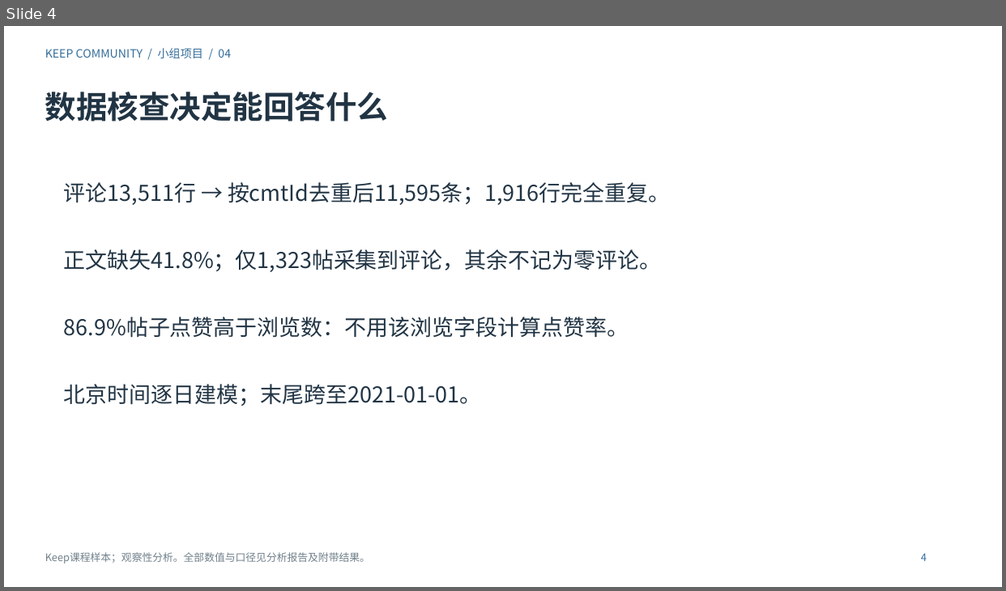
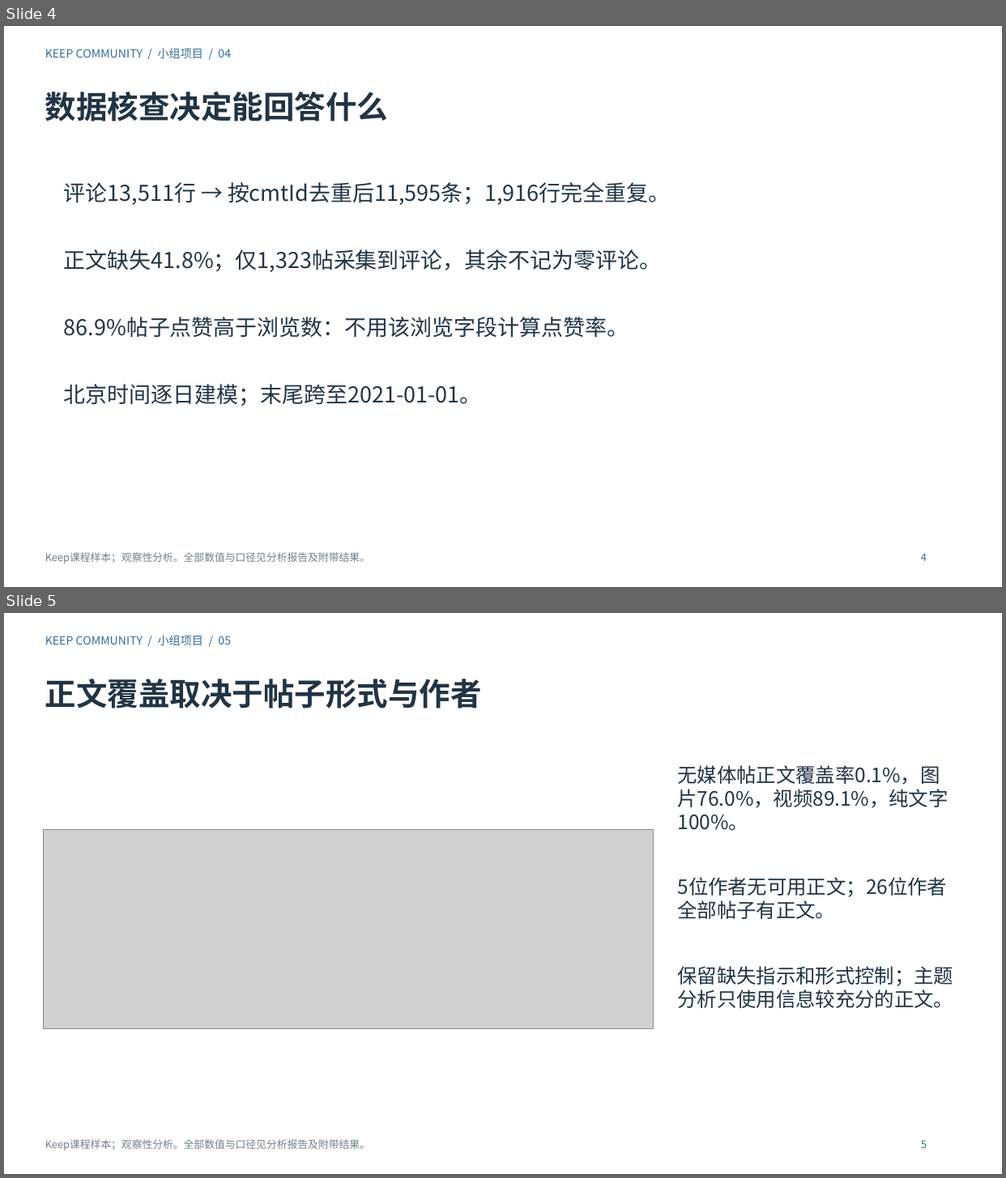
Before and after one commit to Charlie-ChenLin/keep-community-analysis, a slide deck: 演示文稿.pptx. Shown one above the other, each under a label of ours: slide 4 before the commit, slides 4 and 5 after it. The pictures are 1006x591 and 1006x1178 pixels, drawn with LibreOffice and Linux fonts; fonts in the diff are those of the drawing; grey boxes stand for pictures. Boxes give left, top, right and bottom in pixels: in the first picture for what was removed or moved away, otherwise in the second. Text is boxed around its words. In the diff, an @@ line names an element or a change of style, - is before the commit and + after.

```diff
--- a/演示文稿.pptx
+++ b/演示文稿.pptx
@@ slide 5 added at (x1=4, y1=613, x2=1002, y2=1174), background #FFFFFF @@
@@ text added at (x1=45, y1=635, x2=231, y2=645), 11 pt, text #356D9A @@
+KEEP COMMUNITY / 小组项目 / 05
@@ text added at (x1=45, y1=679, x2=482, y2=709), 30 pt, text #213444, bold @@
+正文覆盖取决于帖子形式与作者
@@ text added at (x1=678, y1=765, x2=954, y2=1008), 19 pt, text #213444 @@
+无媒体帖正文覆盖率0.1%，图片76.0%，视频89.1%，纯文字100%。
+5位作者无可用正文；26位作者全部帖子有正文。
+保留缺失指示和形式控制；主题分析只使用信息较充分的正文。
@@ picture added at (x1=44, y1=829, x2=654, y2=1029) @@
@@ text added at (x1=45, y1=1139, x2=370, y2=1151), 10 pt, text #71818B @@
+Keep课程样本；观察性分析。全部数值与口径见分析报告及附带结果。
@@ text added at (x1=921, y1=1140, x2=927, y2=1148), 10 pt, text #356D9A @@
+5
```
Also in this commit, not shown: 13 slides changed, 6 other slides added, 57 other files.
